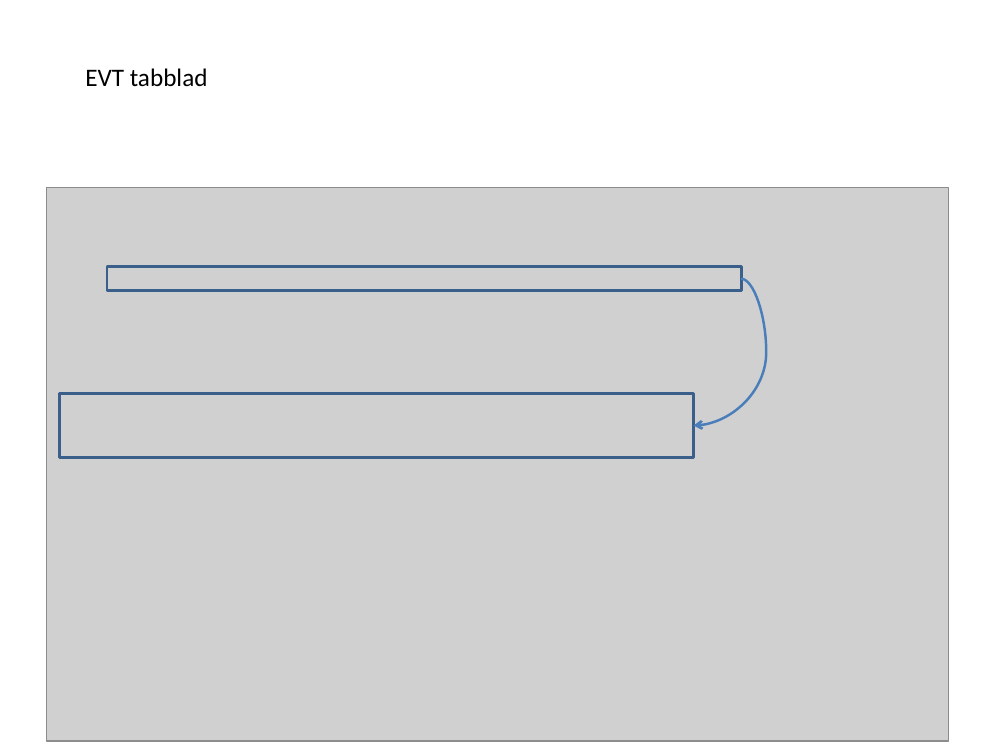
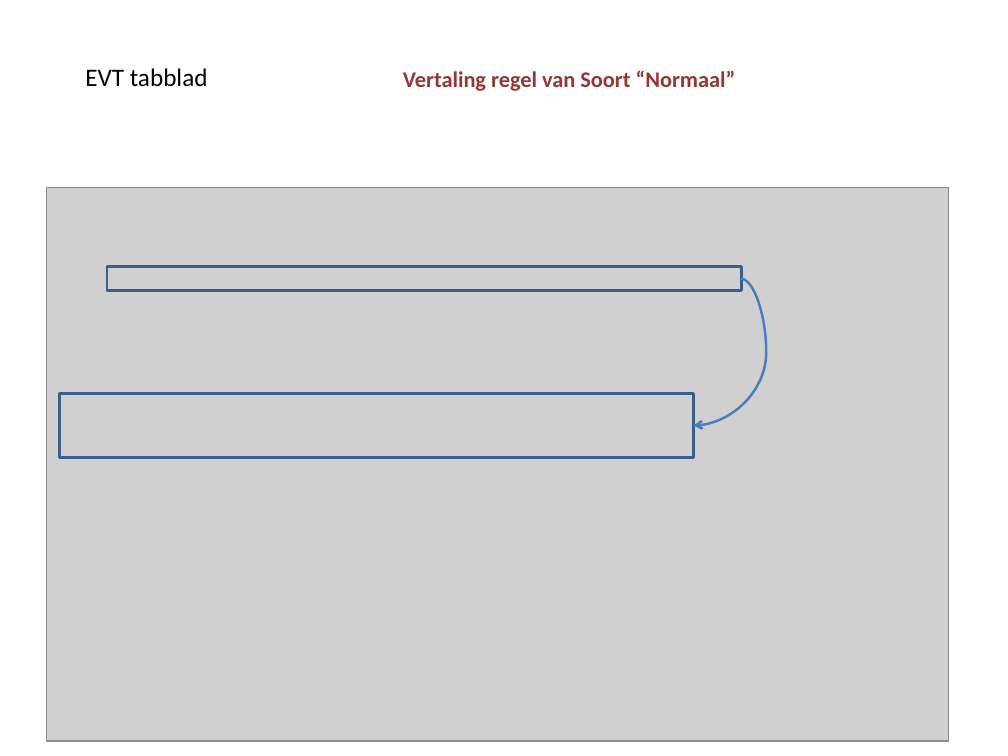
Before and after one commit to RalphSmeenk/TestdossierTool, a slide deck: slide 60 of Handleiding_powerpoint.pptx (slide 35 before the commit). Drawn at 1008x756 pixels with LibreOffice and Linux fonts; fonts in the diff are those of the drawing; grey boxes stand for pictures. Boxes give left, top, right and bottom in pixels: in the first picture for what was removed or moved away, otherwise in the second. Text is boxed around its words. In the diff, an @@ line names an element or a change of style, - is before the commit and + after.

```diff
--- a/Handleiding_powerpoint.pptx
+++ b/Handleiding_powerpoint.pptx
@@ text added at (x1=403, y1=70, x2=736, y2=91), 16 pt, text #953735, bold @@
+Vertaling regel van Soort “Normaal”
```
Also in this commit, not shown: 15 other slides changed, 61 slides added, 2 slides removed, 3 other files.
